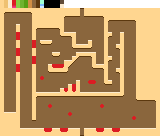
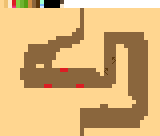
Two versions of the same layered image (w=160, h=136). Layer-by-layer changes:
painted on "Pasted Layer" over [4, 8, 156, 136]
renamed "001.png" to "Background", painted on it over [4, 8, 156, 136]
